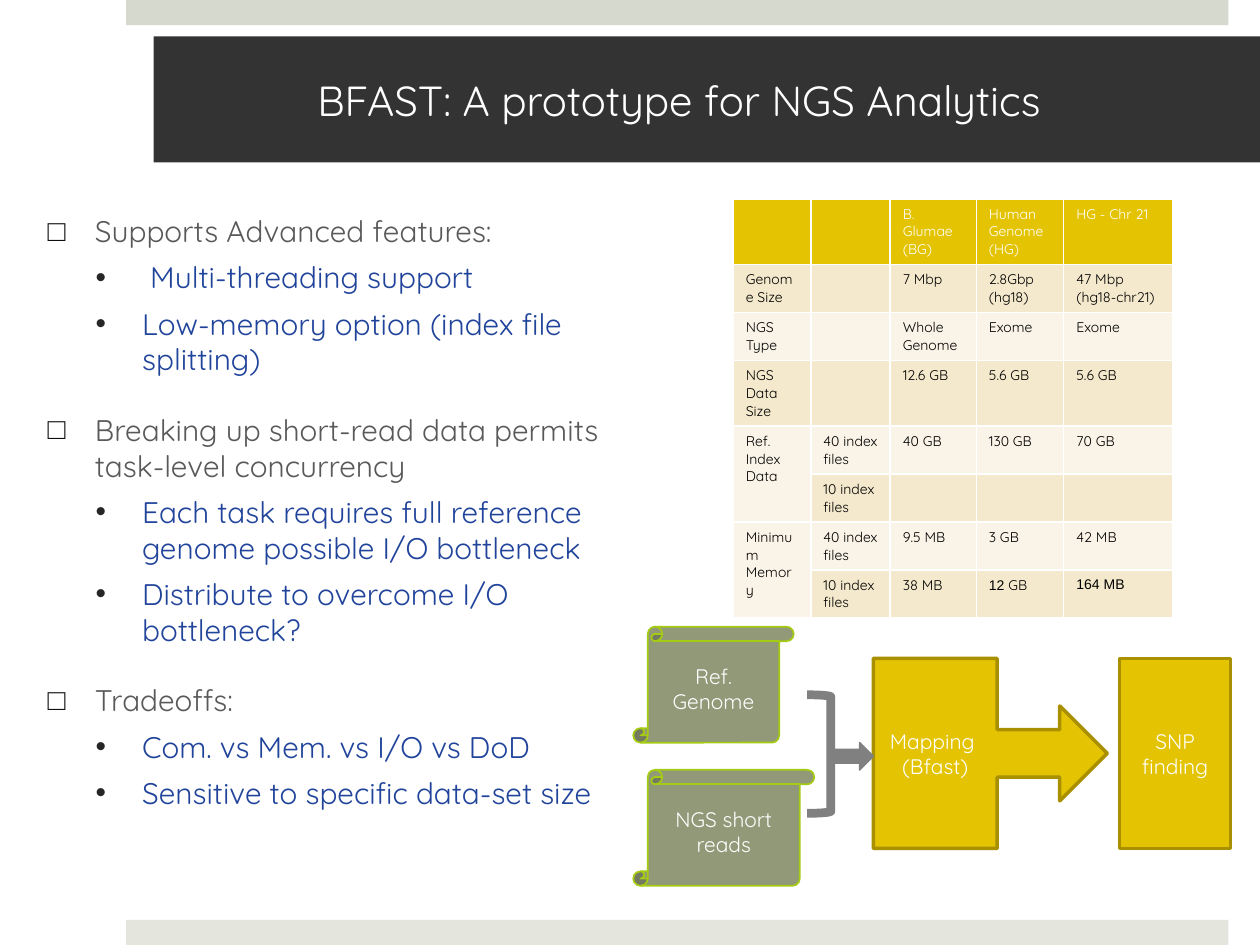
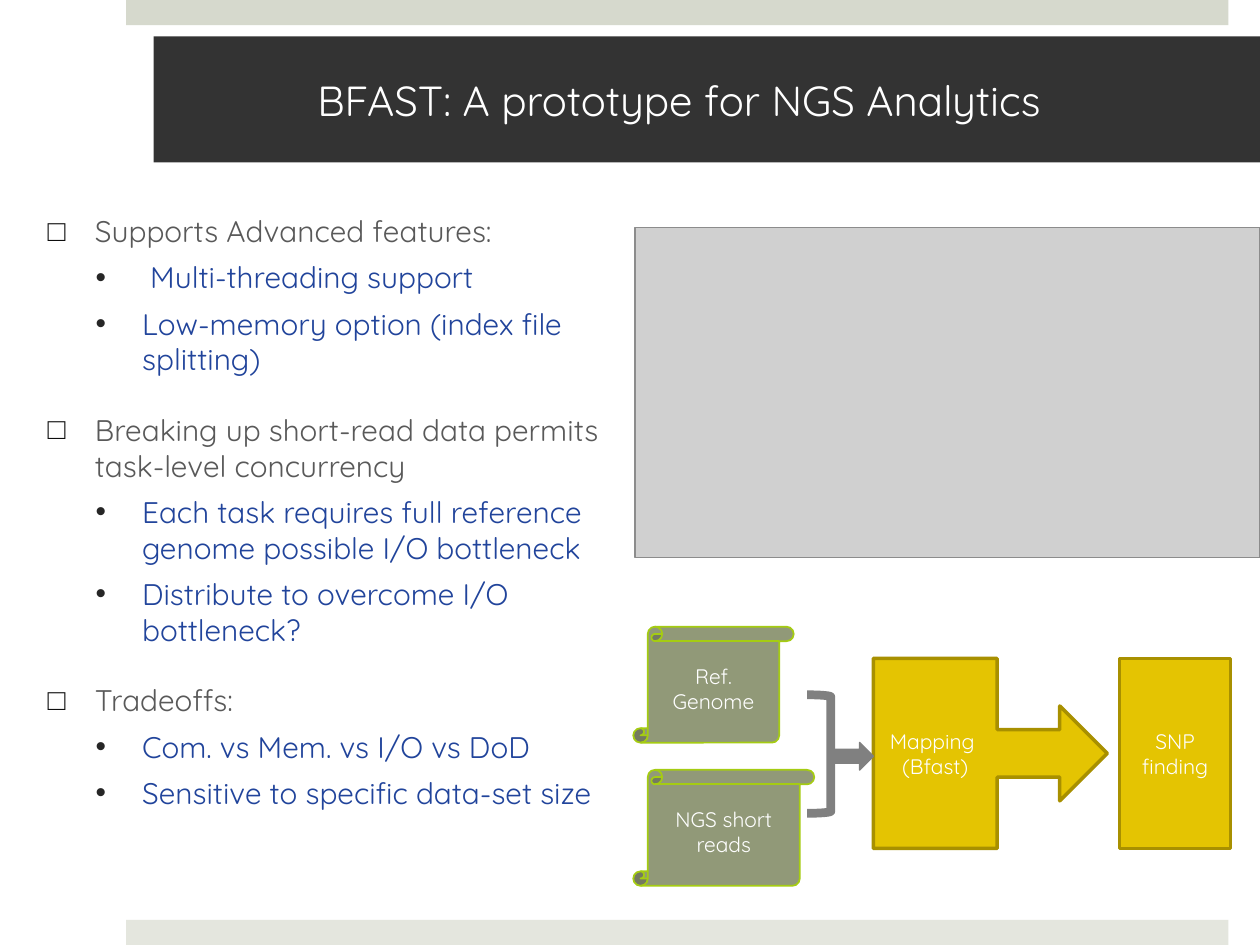
Before and after one commit to saga-project/saga-cpp-legacy-projects, a slide deck: slide 5 of saga-talks/ecmls11-dare.pptx. Drawn at 1260x945 pixels with LibreOffice and Linux fonts; fonts in the diff are those of the drawing; grey boxes stand for pictures; background and template pictures are left out. Boxes give left, top, right and bottom in pixels: in the first picture for what was removed or moved away, otherwise in the second. Text is boxed around its words. In the diff, an @@ line names an element or a change of style, - is before the commit and + after.

```diff
--- a/saga-talks/ecmls11-dare.pptx
+++ b/saga-talks/ecmls11-dare.pptx
@@ table removed at (733,199,1172,687), 8 rows, 5 columns @@
- |  | B. Glumae (BG) | Human Genome (HG) | HG - Chr 21
-Genome Size |  | 7 Mbp | 2.8Gbp (hg18) | 47 Mbp (hg18-chr21)
-NGS Type |  | Whole Genome | Exome | Exome
-NGS Data Size |  | 12.6 GB | 5.6 GB | 5.6 GB
-Ref. Index Data | 40 index files | 40 GB | 130 GB | 70 GB
- | 10 index files |  |  | 
-Minimum Memory | 40 index files | 9.5 MB | 3 GB | 42 MB
- | 10 index files | 38 MB | 12 GB | 164 ΜΒ
@@ picture added at (635,228,1260,558) @@
```
Also in this commit, not shown: 4 other slides changed, 2 slides added.
